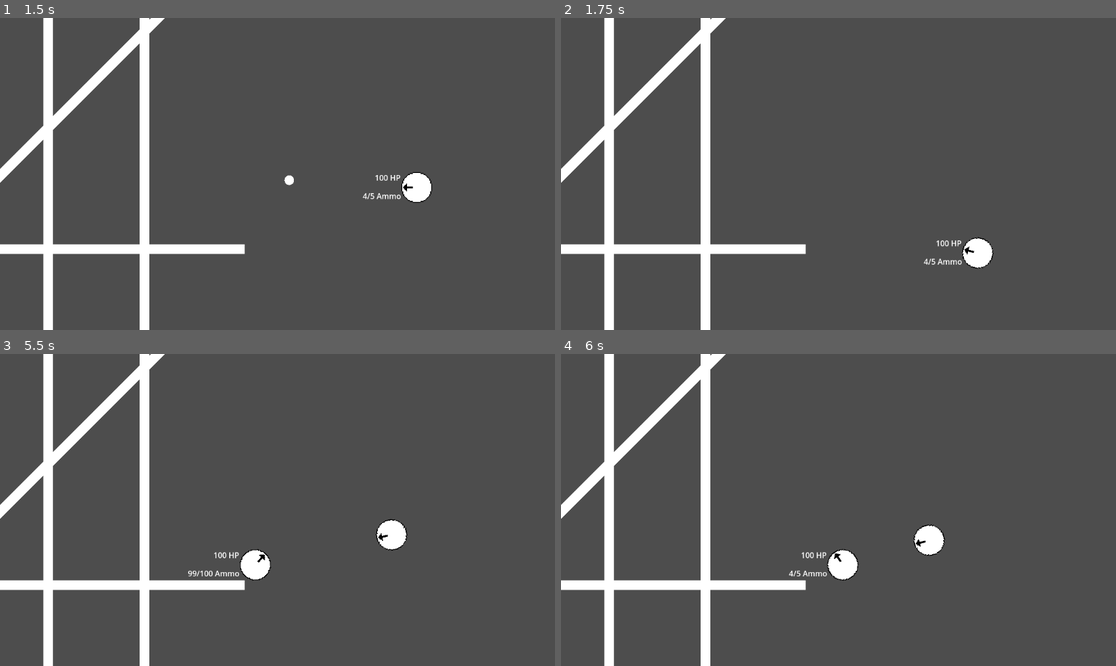
Above: before the commit, frames 1-4 (two rows, left to right).
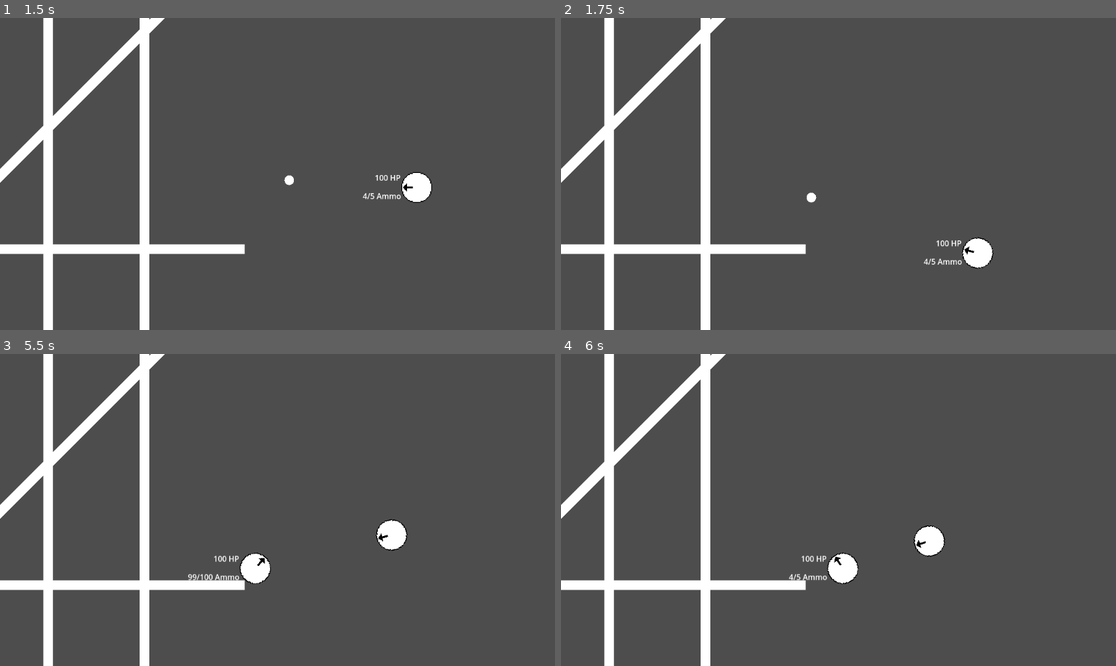
Above: after the commit, the same moments.

Repository: Great-Apes-USV/bullet-hell
Game: Godot game, scene res://scenes/game.tscn
The game is run twice, just before and just after one commit, with the same random seed, the same clock (stepped at 60 frames per second) and the same inputs.
Inputs (mouse positions are in pixels of both pictures, inside the frame that each line leads up to):
- Up to frame 1 (1.5 s): tap Enter at 0.5 s; move the mouse to (399, 158) at 0.52 s; hold D (move-right) 0.53-1.28 s; tap Space (roll) at 0.6 s; move the mouse to (166, 189) at 1.27 s; hold S (move-down) from 1.28 s (still down); click (166, 189) at 1.35 s
- Up to frame 2 (1.75 s): keep holding S (move-down); tap Space (roll) at 1.55 s
- Up to frame 3 (5.5 s): move the mouse to (333, 441) at 2.02 s; release S (move-down) at 2.03 s; hold D (move-right) 2.03-2.78 s; tap Space (roll) at 2.1, 3.05, 3.6, 4.55, 5.1 s; move the mouse to (249, 572) at 2.77 s; hold W (move-up) 2.78-3.53 s; tap E (weapon-swap) at 2.85 s; move the mouse to (444, 556) at 3.52 s; hold A (move-left) 3.53-5.03 s; tap R (reload) at 4.15 s; move the mouse to (111, 463) at 4.27 s; click (111, 463) at 4.35 s; move the mouse to (305, 510) at 5.02 s; hold S (move-down) from 5.03 s (still down)
- Up to frame 4 (6 s): move the mouse to (755, 432) at 5.77 s; release S (move-down) at 5.78 s; hold D (move-right) from 5.78 s (still down); tap E (weapon-swap) at 5.85 s

Frame 1 is identical in both runs. In frame 2, less than 0.1% of the frame differs, in the area x 44-47%, y 55-60%; in frame 3, 0.5%; in frame 4, 0.5%, in the area x 41-70%, y 54-74%.

Commit message:
Piercing and Ricochet for enemies

Diff:
--- a/characters/enemy.tscn
+++ b/characters/enemy.tscn
@@ -3,8 +3,8 @@
 [ext_resource type="Script" path="res://scripts/enemy.gd" id="1_q0txp"]
 [ext_resource type="Texture2D" uid="uid://bjgi5pr5uyfl3" path="res://art/sprites/player_sprite.png" id="2_q8scu"]
 
-[sub_resource type="RectangleShape2D" id="RectangleShape2D_xbh3p"]
-size = Vector2(21.3333, 21.3333)
+[sub_resource type="CircleShape2D" id="CircleShape2D_5pkac"]
+radius = 11.0
 
 [node name="Enemy" type="CharacterBody2D"]
 collision_layer = 8
@@ -15,7 +15,7 @@
 [node name="CollisionShape2D" type="CollisionShape2D" parent="."]
 position = Vector2(1.43051e-06, 1.43051e-06)
 scale = Vector2(3, 3)
-shape = SubResource("RectangleShape2D_xbh3p")
+shape = SubResource("CircleShape2D_5pkac")
 
 [node name="Sprite2D" type="Sprite2D" parent="."]
 texture_filter = 1
--- a/characters/player.tscn
+++ b/characters/player.tscn
@@ -3,8 +3,8 @@
 [ext_resource type="Texture2D" uid="uid://bjgi5pr5uyfl3" path="res://art/sprites/player_sprite.png" id="1_0gt67"]
 [ext_resource type="Script" path="res://scripts/player.gd" id="1_o0g6r"]
 
-[sub_resource type="RectangleShape2D" id="RectangleShape2D_xbh3p"]
-size = Vector2(21.3333, 21.3333)
+[sub_resource type="CircleShape2D" id="CircleShape2D_debrt"]
+radius = 11.0
 
 [node name="Player" type="CharacterBody2D"]
 collision_layer = 2
@@ -14,7 +14,7 @@
 [node name="CollisionShape2D" type="CollisionShape2D" parent="."]
 position = Vector2(1.43051e-06, 1.43051e-06)
 scale = Vector2(3, 3)
-shape = SubResource("RectangleShape2D_xbh3p")
+shape = SubResource("CircleShape2D_debrt")
 
 [node name="Sprite2D" type="Sprite2D" parent="."]
 texture_filter = 1
--- a/scenes/game.tscn
+++ b/scenes/game.tscn
@@ -25,6 +25,7 @@
 mesh = SubResource("BoxMesh_ow5vc")
 
 [node name="Enemies" type="Node2D" parent="."]
+
 [node name="Wall2" type="StaticBody2D" parent="."]
 position = Vector2(100, 324)
 scale = Vector2(1, 32.4)
--- a/scripts/player.gd
+++ b/scripts/player.gd
@@ -32,7 +32,7 @@
 	add_preset_weapon("rapid_lightweight_ricochet_smg")
 	#add_preset_weapon("semi_magnum_rifle")
 	#add_preset_weapon("semi_magnum_pistol")
-	add_preset_weapon("full_rifle")
+	add_preset_weapon("full_ricochet_rifle")
 
 
 func _process(_delta):
--- a/weapons/bullet.gd
+++ b/weapons/bullet.gd
@@ -14,10 +14,10 @@
 var ricochet : bool
 
 var distance_traveled : float = 0
-var piercing_a2d : Area2D
-var pierced_bodies : Array[StaticBody2D] = []
+var bodies_pierced = 0
+var still_piercing : Array[Node2D] = []
 var can_pierce : bool:
-	get: return piercing and pierced_bodies.size() < MAX_PIERCE
+	get: return piercing and bodies_pierced < MAX_PIERCE
 
 
 func _enter_tree():
@@ -27,22 +27,14 @@
 
 
 func _ready():
-	if not piercing:
-		return
-
-	piercing_a2d = Area2D.new()
-	piercing_a2d.add_child($CollisionShape2D.duplicate())
-	add_child(piercing_a2d)
-	$CollisionShape2D.disabled = true
-	piercing_a2d.area_exited.connect(reenable_collision)
-	piercing_a2d.body_exited.connect(reenable_collision)
+	$Area2D.area_exited.connect(reenable_collision)
+	$Area2D.body_exited.connect(reenable_collision)
 
 
 func _process(delta):
 	distance_traveled += delta * speed
 	if distance_traveled >= bullet_range:
 		die()
-
 
 
 func _physics_process(delta):
@@ -54,27 +46,30 @@
 			var normal := Vector2.from_angle(test_collision.get_angle())
 			rotation = Vector2.from_angle(rotation).reflect(normal).angle()
 		touching_bodies.append(body)
-
-	if piercing:
-		touching_bodies = piercing_a2d.get_overlapping_bodies()
+	touching_bodies.append_array($Area2D.get_overlapping_bodies())
 
 	for body in touching_bodies:
-		if pierced_bodies.has(body): # already processed
+		if still_piercing.has(body): # already processed
 			continue
+
 		if body is Enemy:
 			body.take_damage(damage)
-		if can_pierce:
-			pierced_bodies.append(body)
+
+		if can_pierce and not body.collision_layer & 1:
+			still_piercing.append(body)
+			bodies_pierced += 1
 			continue
-		if ricochet:
+
+		if ricochet and not body is Enemy:
 			continue
+
 		die()
 		break
 
 
-func reenable_collision(_body : Node2D):
+func reenable_collision(body : Node2D):
+	still_piercing.erase(body)
 	if not can_pierce:
-		$CollisionShape2D.set_deferred("disabled", false)
 		piercing = false
 
 
--- a/weapons/bullet.tscn
+++ b/weapons/bullet.tscn
@@ -8,8 +8,7 @@
 [sub_resource type="SphereMesh" id="SphereMesh_vtuec"]
 
 [node name="Bullet" type="RigidBody2D"]
-collision_layer = 4
-collision_mask = 9
+collision_layer = 0
 gravity_scale = 0.0
 max_contacts_reported = 2
 contact_monitor = true
@@ -24,3 +23,10 @@
 position = Vector2(-9.53674e-07, 2.38419e-06)
 scale = Vector2(20, 20)
 mesh = SubResource("SphereMesh_vtuec")
+
+[node name="Area2D" type="Area2D" parent="."]
+collision_layer = 4
+collision_mask = 9
+
+[node name="CollisionShape2D" type="CollisionShape2D" parent="Area2D"]
+shape = SubResource("CircleShape2D_m0slm")
--- a/weapons/weapon.gd
+++ b/weapons/weapon.gd
@@ -21,7 +21,7 @@
 
 func _init(new_player : Player = null, new_properties := {}):
 	_add_default_properties({
-			damage = 1,
+			damage = 20,
 			fire_rate = 10,
 			bullet_speed = 1000,
 			bullet_range = 2000,
